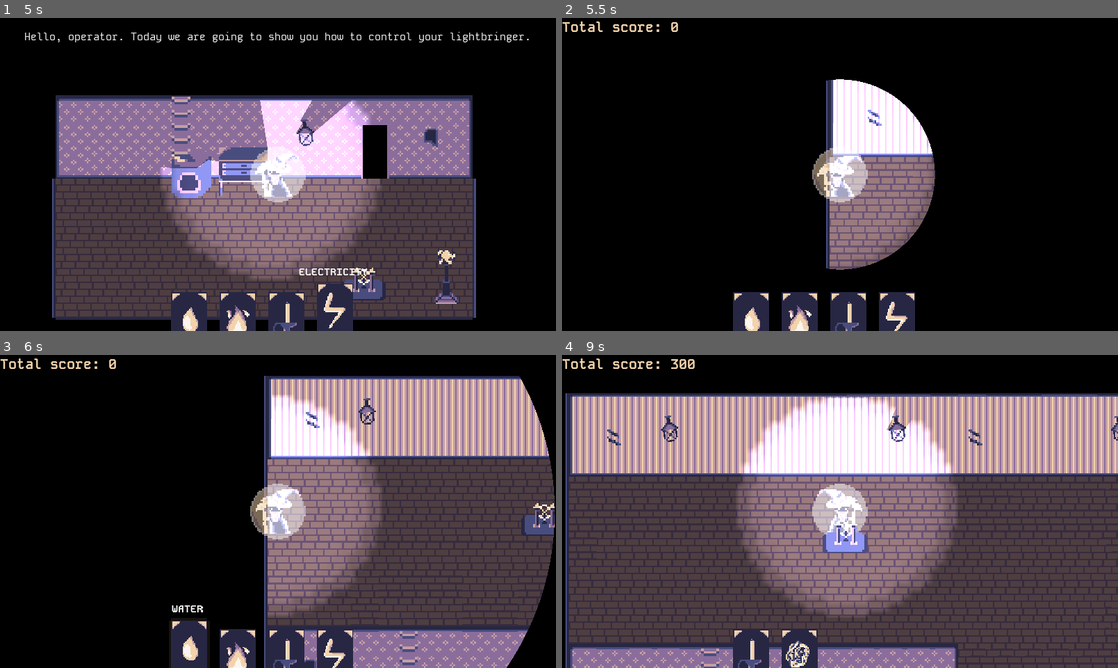
Above: before the commit, frames 1-4 (two rows, left to right).
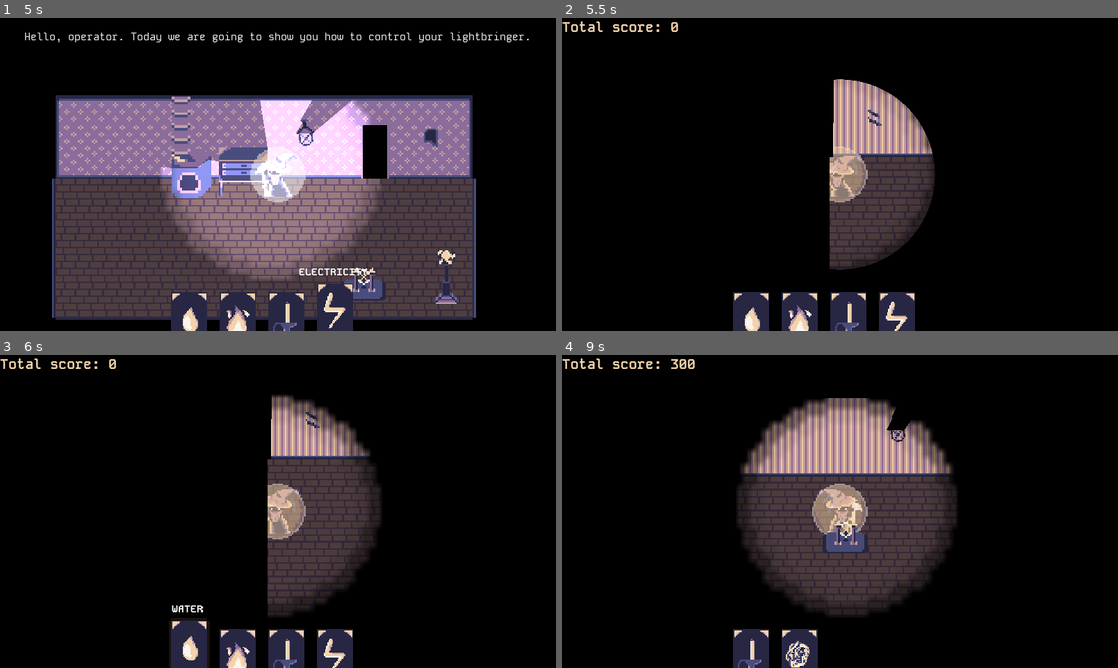
Above: after the commit, the same moments.

Repository: Salach-Malejkum/pirate-software
Game: Godot game, scene res://Scenes/main_menu.tscn
Two runs of this game, one before a commit and one after it. Both use one fixed random seed, a clock stepped at 60 frames per second and the inputs below.
Inputs (mouse positions are in pixels of both pictures, inside the frame that each line leads up to):
- Up to frame 1 (5 s): click "START" at 0.5 s; move the mouse to (328, 133) at 1.27 s; hold D (move_right) 1.28-2.03 s; tap E (open_door) every 0.75 s from 1.35 to 4.35 s; click (328, 133) at 1.42 s; move the mouse to (189, 321) at 2.02 s; hold S (move_down) 2.03-2.78 s; click (189, 321) at 2.17 s; move the mouse to (239, 321) at 2.77 s; hold D (move_right) 2.78-3.53 s; click (239, 321) at 2.92 s; tap Enter at 3.5 s; move the mouse to (289, 321) at 3.52 s; hold W (move_up) 3.53-4.28 s; click (289, 321) at 3.67 s; move the mouse to (333, 321) at 4.27 s; hold A (move_left) from 4.28 s (still down); click (333, 321) at 4.42 s
- Up to frame 2 (5.5 s): keep holding A (move_left); move the mouse to (923, 287) at 5.02 s; tap E (open_door) at 5.1 s; click (923, 287) at 5.17 s
- Up to frame 3 (6 s): move the mouse to (189, 658) at 5.77 s; release A (move_left) at 5.78 s; hold S (move_down) from 5.78 s (still down); tap E (open_door) at 5.85 s; click (189, 658) at 5.92 s
- Up to frame 4 (9 s): move the mouse to (801, 658) at 6.52 s; release S (move_down) at 6.53 s; hold D (move_right) 6.53-7.28 s; tap E (open_door) every 0.75 s from 6.6 to 8.85 s; click (801, 658) at 6.67 s; move the mouse to (751, 658) at 7.27 s; hold W (move_up) 7.28-8.03 s; click (751, 658) at 7.42 s; move the mouse to (801, 658) at 8.02 s; hold D (move_right) 8.03-8.78 s; click (801, 658) at 8.17 s; move the mouse to (851, 658) at 8.77 s; hold S (move_down) from 8.78 s (still down); click (851, 658) at 8.92 s

Frame 1 is identical in both runs. In frame 2, 9.9% of the frame differs, in the area x 45-68%, y 19-81%; in frame 3, 45%; in frame 4, 86%, in the area x 0-100%, y 12-100%.

Commit message:
Add dust particles and fix random card font color

Diff:
--- /dev/null
+++ b/Particles/dust.tscn
@@ -0,0 +1,29 @@
+[gd_scene load_steps=4 format=3 uid="uid://cahapugo3nwj3"]
+
+[ext_resource type="Texture2D" uid="uid://brrcurr8fa8v5" path="res://ArtAssets/Shaders/dust.png" id="1_lq776"]
+[ext_resource type="Script" path="res://Scripts/dust.gd" id="2_w334h"]
+
+[sub_resource type="Curve" id="Curve_kdgph"]
+_data = [Vector2(0, 0), 0.0, 0.0, 0, 0, Vector2(0.181467, 1), 0.0, 0.0, 0, 0, Vector2(0.505226, 0.448373), 0.0, 0.0, 0, 0, Vector2(0.891892, 1), 0.0, 0.0, 0, 0, Vector2(1, 0), 0.0, 0.0, 0, 0]
+point_count = 5
+
+[node name="Dust" type="Node2D" node_paths=PackedStringArray("particle_node")]
+script = ExtResource("2_w334h")
+particle_node = NodePath("Dust")
+
+[node name="Dust" type="CPUParticles2D" parent="."]
+amount = 10
+lifetime = 12.0
+randomness = 0.2
+fixed_fps = 30
+draw_order = 1
+texture = ExtResource("1_lq776")
+emission_shape = 3
+emission_rect_extents = Vector2(300, 200)
+spread = 180.0
+gravity = Vector2(0, 0)
+initial_velocity_min = 20.0
+initial_velocity_max = 30.0
+scale_amount_min = 0.01
+scale_amount_max = 0.01
+scale_amount_curve = SubResource("Curve_kdgph")
--- a/Scenes/card_manager.tscn
+++ b/Scenes/card_manager.tscn
@@ -78,7 +78,7 @@
 layout_mode = 2
 size_flags_horizontal = 4
 size_flags_vertical = 0
-theme_override_colors/font_color = Color(0, 0, 0, 1)
+theme_override_colors/font_color = Color(1, 1, 1, 1)
 theme_override_fonts/font = ExtResource("2_r855d")
 theme_override_font_sizes/font_size = 32
 text = "CHOOSE CARD"
--- a/Scenes/level1.tscn
+++ b/Scenes/level1.tscn
@@ -12,6 +12,7 @@
 [ext_resource type="PackedScene" uid="uid://dondxin01374w" path="res://Scenes/circle_transition.tscn" id="10_g8rls"]
 [ext_resource type="PackedScene" uid="uid://bmjpimvwupc8p" path="res://Scenes/steam_engine.tscn" id="10_m4d3g"]
 [ext_resource type="PackedScene" uid="uid://c4c0yn3axluwb" path="res://Scenes/enemy_spawner.tscn" id="11_0mev1"]
+[ext_resource type="PackedScene" uid="uid://cahapugo3nwj3" path="res://Particles/dust.tscn" id="13_80y20"]
 
 [sub_resource type="OccluderPolygon2D" id="OccluderPolygon2D_0lapq"]
 polygon = PackedVector2Array(6, 16, 6, -16, 4, -16, 4, 16)
@@ -134,7 +135,6 @@
 [node name="Walls" type="Node2D" parent="Light"]
 
 [node name="CanvasModulate" type="CanvasModulate" parent="Light"]
-visible = false
 color = Color(0, 0, 0, 1)
 
 [node name="Spawners" type="Node2D" parent="."]
@@ -157,6 +157,10 @@
 on_ready_timer = 12.0
 max_enemies_for_spawner = 2
 
+[node name="Dust" parent="." node_paths=PackedStringArray("canvas_modulate") instance=ExtResource("13_80y20")]
+position = Vector2(364, 181)
+canvas_modulate = NodePath("../Light/CanvasModulate")
+
 [connection signal="level_entered" from="." to="CircleTransition" method="_on_level_1_level_entered"]
 [connection signal="level_exit" from="MapElements/Stairs" to="CircleTransition" method="_on_stairs_level_exit"]
 [connection signal="exit_anim_finished" from="CircleTransition" to="MapElements/Stairs" method="exit_level"]
--- a/Scripts/card.gd
+++ b/Scripts/card.gd
@@ -20,7 +20,7 @@
 func _ready():
 	texture = load(Globals.card_texture_paths[card_type])
 	if self.is_random:
-		hint_type_label.add_theme_color_override("font_color", Color(0.0, 0.0, 0.0, 1.0))
+		hint_type_label.add_theme_color_override("font_color", Color(1.0, 1.0, 1.0, 1.0))
 	# got values from debugging
 	max_y_pos = Vector2(112.0 * index_at_hand, -lerp_offset)
 	min_y_pos = Vector2(112.0 * index_at_hand, 0.0)
--- /dev/null
+++ b/Scripts/dust.gd
@@ -0,0 +1,26 @@
+extends Node2D
+
+@export var particle_node: CPUParticles2D
+@export var canvas_modulate: CanvasModulate
+
+#func _ready():
+	#if particle_node and canvas_modulate:
+		## Assuming you want the particles to be white regardless of the CanvasModulate
+		#var desired_color = Color(1.0, 1.0, 1.0, 1.0)  # White color
+		#
+		## Set the particle color to the desired color
+		#particle_node.modulate = desired_color
+		#
+		## Iterate over each particle material and set the color
+		#if particle_node.process_material:
+			#var material = particle_node.process_material
+			#if material is ShaderMaterial:
+				#material.set_shader_param("color", desired_color)
+			#elif material is ParticleProcessMaterial:
+				#material.color = desired_color
+				#material.color_ramp = null  # Ensure color ramp doesn't affect the color
+		#
+		## Print the modulate color for reference
+		#print("Particle Modulate Color: ", particle_node.modulate)
+	#else:
+		#print("Particle node or CanvasModulate node is not assigned.")
Binary file added: ArtAssets/Shaders/dust.png
Not shown, added: ArtAssets/Shaders/dust.png.import
Not shown: 1 places in Scenes/level1.tscn that only renumber resources
